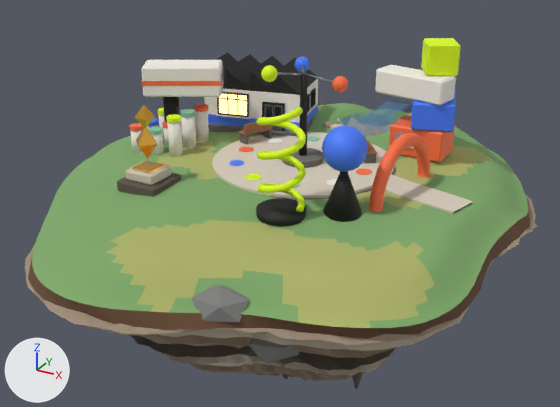
Before and after pictures for a commit that changed the Blender file assets-src/blender/islands/playground.blend.
Before and after are seen from a 50 mm camera at (9.84, -18.4, 8.31) aimed at (-0.57, 0.52, -1.15). The axes (+X, +Y, +Z) are drawn at lower left. The lights are the same throughout. The older version comes first.

The scene before the commit, as lines of its bpy script (objects in view):
```python
ob_buildings = bpy.data.objects.new('buildings', me_buildings)
ob_buildings.location = (0.0, 0.0, 0.0)
ob_landmarks = bpy.data.objects.new('landmarks', me_landmarks)
ob_landmarks.location = (0.0, 0.0, 0.0)
ob_props = bpy.data.objects.new('props', me_props)
ob_props.location = (0.0, 0.0, 0.0)
# also in view: 'anim_bounce_6' at (-3.3, -0.9, 0.96); 'anim_bounce_8' at (-3.3, 0.5, 0.96); 'water_pond0' at (0.6, 4.4, 0.45); 'foundation' at (-0.44, 0.01, -3.46); 'anim_bounce_7' at (-3.3, -0.2, 0.97)
```
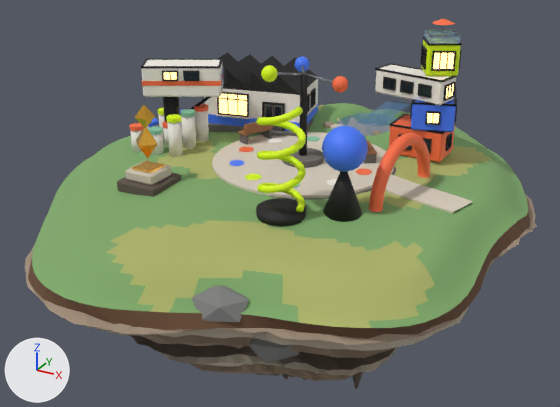
The change, as a list of edits to the scene's bpy script:
```text
Add mat_m_metal_dark:
    mat_m_metal_dark = principled_material('M_metal_dark')
    mat_m_metal_dark.base_color = (0.0194, 0.0194, 0.0232)  # black #26262a
    mat_m_metal_dark.metallic = 0.8
    mat_m_metal_dark.roughness = 0.45
Change me_props:
    used by ob_props; location = (0.0, 0.0, 0.0)
    remove me_props.from_pydata(...)  # 888 vertices, 736 faces; spans x -4.39..2.42, y -1.73..4.88, z 0.28..1.67
    add me_props.from_pydata(...)  # 2316 vertices, 1802 faces; spans x -4.96..4.07, y -1.73..4.88, z 0.28..4.35
    me_props part 1: 996 vertices added at x 1.52..4.07, y 1.9..4.1, z 1.31..4.35
    me_props part 2: 192 vertices added at x -4.96..-2.44, y -0.8..1.2, z 2.46..2.88
    other edits to the shape of me_props do not show in these pictures
    add me_props.materials.append(mat_m_glass)  # blue #a9c9e8
    add me_props.materials.append(mat_m_metal)  # grey #8c9198
    add me_props.materials.append(mat_m_metal_dark)  # black #26262a
Change me_buildings:
    used by ob_buildings; location = (0.0, 0.0, 0.0)
    remove me_buildings.from_pydata(...)  # 600 vertices, 500 faces; spans x -4.96..4.04, y -3.68..4.51, z 0.25..3.73
    add me_buildings.from_pydata(...)  # 824 vertices, 668 faces; spans x -4.96..4.04, y -3.68..4.51, z 0.25..3.73
    me_buildings part 3: the loose piece of 8 vertices spanning x -1.94..-1.35, y 1.98..2.13, z 0.58..1.4 is copied, and the copy is scaled about its middle by (0.585, 0.879, 0.41), then moved by (5.13, 0.02, 0.74), in mat_m_emit_warm (orange #ffc979, glowing orange #ffc979); it spans x 3.31..3.66, y 2.02..2.14, z 1.57..1.9
    me_buildings part 4: the loose piece of 8 vertices spanning x 2.4..3.0, y 2.05..2.11, z 0.73..1.13 is turned 28.6 degrees about the z axis through its middle and scaled by 0.683, then moved by (-6.43, -2.48, 1.68), in mat_m_emit_warm (orange #ffc979, glowing orange #ffc979)
    me_buildings part 5: the loose piece of 8 vertices spanning x -1.94..-1.35, y 1.98..2.13, z 0.58..1.4 is copied, and the copy is scaled about its middle by (-0.6, 0.604, 0.359), then moved by (3.69, 0.26, 1.49), in mat_m_window (dark blue #2f3d4a); it spans x 1.87..2.23, y 2.27..2.36, z 2.34..2.63
    me_buildings part 6: the loose piece of 8 vertices spanning x -1.94..-1.35, y 1.98..2.13, z 0.58..1.4 is copied, and the copy is scaled about its middle by (-0.6, 0.604, 0.359), then moved by (4.26, 0.14, 1.49), in mat_m_window (dark blue #2f3d4a); it spans x 2.44..2.8, y 2.15..2.24, z 2.34..2.63
    me_buildings part 7: the loose piece of 8 vertices spanning x -1.94..-1.35, y 1.98..2.13, z 0.58..1.4 is copied, and the copy is scaled about its middle by (-0.6, 0.604, 0.359), then moved by (4.83, 0.02, 1.49), in mat_m_window (dark blue #2f3d4a); it spans x 3.01..3.36, y 2.04..2.13, z 2.34..2.63
    me_buildings part 8: the loose piece of 8 vertices spanning x -3.46..-2.48, y 1.68..1.9, z 0.94..1.64 is copied, and the copy is scaled about its middle by (0.376, 1.01, 0.371), then moved by (-0.22, -1.89, 1.32), in mat_m_window (dark blue #2f3d4a); it spans x -3.37..-2.99, y -0.21..0.01, z 2.48..2.74
    me_buildings part 9: 56 vertices added at x 1.55..3.85, y 2.13..3.46, z 2.28..3.53
    me_buildings part 10: 8 vertices added at x -4.24..-2.83, y 0.15..0.71, z 0.87..2.02
    other edits to the shape of me_buildings do not show in these pictures
    add me_buildings.materials.append(mat_m_metal_dark)  # black #26262a
```

Pixel boxes [x1, y1, x2, y2] of what changed, in the pictures (560 x 407 px; the box of a moved part takes in the faces that stretch with it):
'buildings', reshaped
    before: [117, 38, 461, 226]
    after: [117, 40, 461, 226]
'props', reshaped
    before: [216, 88, 392, 188]
    after: [141, 19, 462, 188]
part 1 of me_props, added
    after: [375, 19, 462, 134]
part 2 of me_props, added
    after: [141, 59, 223, 81]
part 3 of me_buildings, added
    after: [427, 113, 439, 123]
part 4 of me_buildings, moved or reshaped
    before: [395, 132, 414, 149]
    after: [164, 72, 177, 79]
part 5 of me_buildings, added
    after: [385, 79, 394, 89]
part 6 of me_buildings, added
    after: [402, 82, 411, 92]
part 7 of me_buildings, added
    after: [419, 86, 429, 96]
part 8 of me_buildings, added
    after: [185, 72, 198, 79]
part 9 of me_buildings, added
    after: [433, 53, 454, 98]
part 10 of me_buildings, added (mostly hidden)
    after: [190, 97, 211, 110]
